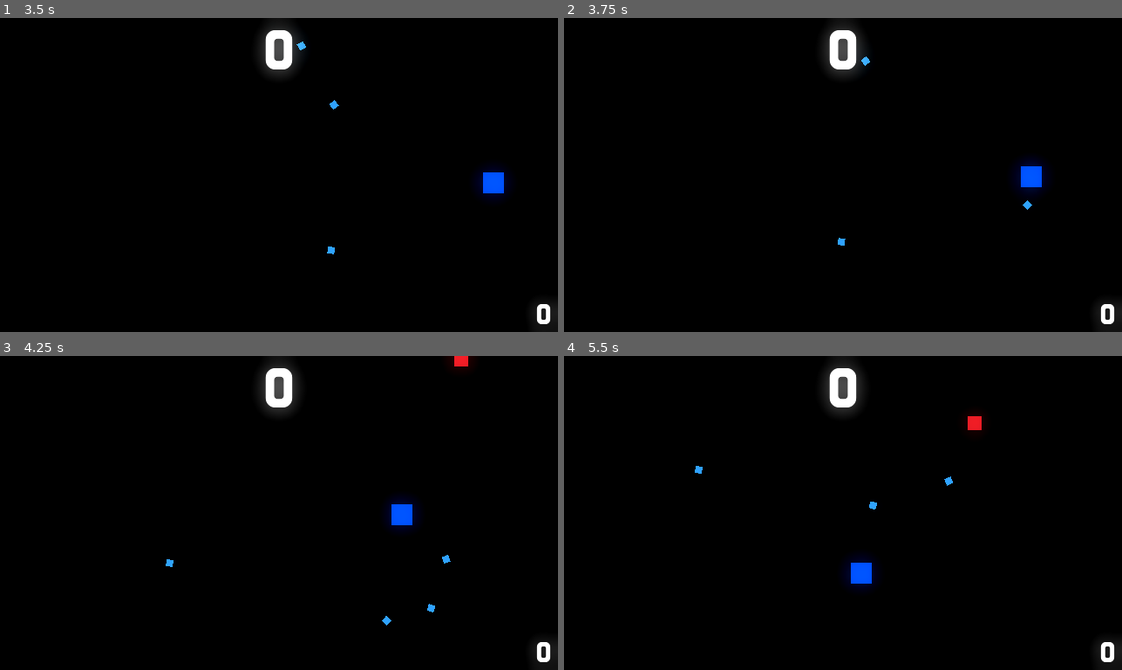
Above: before the commit, frames 1-4 (two rows, left to right).
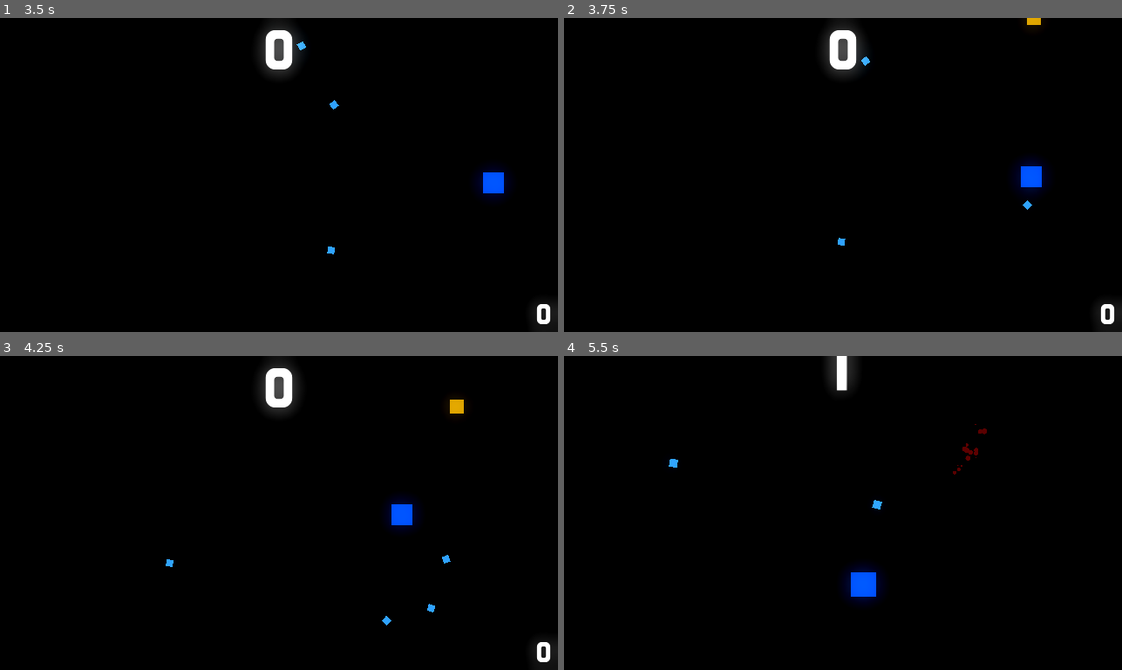
Above: after the commit, the same moments.

Repository: FranciscoBraga/godot_wave_shooter
Game: Godot game, scene res://Arena.tscn
Two runs of this game, one before a commit and one after it. Both use one fixed random seed, a clock stepped at 60 frames per second and the inputs below. Before the commit the project has no main scene; this scene is started directly in both runs.
Inputs (mouse positions are in pixels of both pictures, inside the frame that each line leads up to):
- Up to frame 1 (3.5 s): tap Enter at 0.5 s; move the mouse to (401, 159) at 0.52 s; press the mouse at (401, 159) at 0.53 s; hold Right (direita) 0.53-1.28 s; move the mouse to (167, 190) at 1.27 s; release the mouse at (167, 190) at 1.28 s; hold Down (baixo) 1.28-2.03 s; click (167, 190) at 1.35 s; move the mouse to (334, 105) at 2.02 s; press the mouse at (334, 105) at 2.03 s; hold Right (direita) 2.03-2.78 s; move the mouse to (251, 237) at 2.77 s; release the mouse at (251, 237) at 2.78 s; hold Up (cima) from 2.78 s (still down); click (251, 237) at 2.85 s
- Up to frame 2 (3.75 s): move the mouse to (1010, 222) at 3.52 s; release Up (cima) at 3.53 s; press the mouse at (1010, 222) at 3.53 s; hold Left (esquerda) from 3.53 s (still down)
- Up to frame 3 (4.25 s): keep holding Left (esquerda)
- Up to frame 4 (5.5 s): move the mouse to (675, 465) at 4.27 s; release the mouse at (675, 465) at 4.28 s; click (675, 465) at 4.35 s; move the mouse to (870, 513) at 5.02 s; release Left (esquerda) at 5.03 s; press the mouse at (870, 513) at 5.03 s; hold Down (baixo) from 5.03 s (still down)

Frame 1 is identical in both runs. In frame 2, less than 0.1% of the frame differs, in the area x 82-86%, y 0-3%; in frame 3, 0.2%; in frame 4, 1.9%, in the area x 18-100%, y 0-98%.

Commit message:
criando novos inimigos

Diff:
--- a/Arena.tscn
+++ b/Arena.tscn
@@ -1,8 +1,10 @@
-[gd_scene load_steps=9 format=3 uid="uid://c2kn428jkj10j"]
+[gd_scene load_steps=11 format=3 uid="uid://c2kn428jkj10j"]
 
 [ext_resource type="Script" path="res://script/arena.gd" id="1_bmwtd"]
 [ext_resource type="PackedScene" uid="uid://bophvy4eui2wb" path="res://jogador.tscn" id="1_e83gs"]
+[ext_resource type="PackedScene" uid="uid://bhaiumtr46vjk" path="res://inimigo_1.tscn" id="2_qesk0"]
 [ext_resource type="FontFile" uid="uid://dlnijan2ily6c" path="res://fonts/ROSEMERO.ttf" id="3_2v7qw"]
+[ext_resource type="PackedScene" uid="uid://43p1c42pt5p4" path="res://inimigo_2.tscn" id="3_u0nlt"]
 [ext_resource type="Script" path="res://script/pontos.gd" id="4_5q1gi"]
 [ext_resource type="Script" path="res://script/camera.gd" id="5_0k8tg"]
 [ext_resource type="Script" path="res://script/record.gd" id="5_3ds7r"]
@@ -18,6 +20,7 @@
 
 [node name="Arena" type="Node2D"]
 script = ExtResource("1_bmwtd")
+inimigos = Array[PackedScene]([ExtResource("2_qesk0"), ExtResource("3_u0nlt")])
 
 [node name="Jogador" parent="." instance=ExtResource("1_e83gs")]
 position = Vector2(341, 182)
--- /dev/null
+++ b/inimigo_1.tscn
@@ -0,0 +1,9 @@
+[gd_scene load_steps=2 format=3 uid="uid://bhaiumtr46vjk"]
+
+[ext_resource type="PackedScene" uid="uid://bvk1y1pcaamys" path="res://inimigo_Base.tscn" id="1_jb13r"]
+
+[node name="Inimigo_1" instance=ExtResource("1_jb13r")]
+modulate = Color(2.21401e-06, 0.460767, 0.496488, 1)
+
+[node name="col" parent="hitBox" index="0"]
+modulate = Color(1, 1, 1, 1)
--- /dev/null
+++ b/inimigo_2.tscn
@@ -0,0 +1,9 @@
+[gd_scene load_steps=2 format=3 uid="uid://43p1c42pt5p4"]
+
+[ext_resource type="PackedScene" uid="uid://bvk1y1pcaamys" path="res://inimigo_Base.tscn" id="1_12s3b"]
+
+[node name="Inimigo_2" instance=ExtResource("1_12s3b")]
+modulate = Color(0.823947, 0.607051, 0, 1)
+self_modulate = Color(1, 1, 1, 0.972549)
+velocidade = 120
+hp = 1
--- a/inimigo.tscn
+++ b/inimigo_Base.tscn
@@ -1,13 +1,12 @@
 [gd_scene load_steps=4 format=3 uid="uid://bvk1y1pcaamys"]
 
 [ext_resource type="Texture2D" uid="uid://w5n47sx1ky7c" path="res://anim/Square.png" id="1_fc7l3"]
-[ext_resource type="Script" path="res://script/inimigo.gd" id="2_3t3f7"]
+[ext_resource type="Script" path="res://script/inimigo_base.gd" id="2_3t3f7"]
 
 [sub_resource type="RectangleShape2D" id="RectangleShape2D_aiwn1"]
 size = Vector2(16, 16)
 
-[node name="Inimigo" type="Sprite2D"]
-modulate = Color(0.843137, 0.113725, 0.141176, 1)
+[node name="Inimigo_Base" type="Sprite2D"]
 texture = ExtResource("1_fc7l3")
 script = ExtResource("2_3t3f7")
 
@@ -15,6 +14,7 @@
 
 [node name="col" type="CollisionShape2D" parent="hitBox"]
 shape = SubResource("RectangleShape2D_aiwn1")
+debug_color = Color(1, 1, 1, 0.42)
 
 [node name="timer_recuo" type="Timer" parent="."]
 wait_time = 0.1
--- a/particula_sangue.tscn
+++ b/particula_sangue.tscn
@@ -15,7 +15,6 @@
 initial_velocity_max = 658.0
 scale_amount_min = 0.01
 scale_amount_max = 0.05
-color = Color(0.840938, 0.171253, 7.70092e-07, 1)
 script = ExtResource("2_4xtka")
 
 [node name="timer" type="Timer" parent="."]
--- a/project.godot
+++ b/project.godot
@@ -11,6 +11,7 @@
 [application]
 
 config/name="Novo Projeto de Jogo"
+run/main_scene="res://Arena.tscn"
 config/features=PackedStringArray("4.3", "Forward Plus")
 config/icon="res://icon.svg"
 
--- /dev/null
+++ b/script/Base_Inimigo.gd
@@ -0,0 +1,49 @@
+extends Sprite2D
+
+@export var  velocidade: int = 75
+
+var mov = Vector2.ZERO
+
+var atordoado = false
+
+@export var recuo: int = 600
+
+@export var hp: int = 3
+
+var particula_sangue = preload("res://particula_sangue.tscn")
+
+var cor_atual = modulate
+
+func efeito_camera_inimigo():
+	if hp <= 0 and Global.criacao_no_pai != null :
+		if Global.camera != null:
+			Global.camera.tremer_tela(50,0.1)
+		sangue_inimigo()
+
+func sangue_inimigo():
+	Global.pontos += 1
+	var instacia_particula_sangue = Global.instance_node(particula_sangue,global_position,Global.criacao_no_pai)
+	instacia_particula_sangue.rotation = mov.angle()
+	instacia_particula_sangue.modulate = Color.from_hsv(cor_atual.h,1,0.35)
+	queue_free()
+
+func movimento_basico_inimigo(delta):
+	if Global.jogador != null and atordoado == false:
+		mov = global_position.direction_to(Global.jogador.global_position)
+		global_position += mov * velocidade * delta
+	elif atordoado:
+		mov = lerp(mov,Vector2.ZERO,0.3)
+		global_position += mov  * delta
+
+func _on_hit_box_area_entered(area: Area2D) -> void:
+	if area.is_in_group("dano") and atordoado == false:
+		modulate = Color.WHITE
+		area.get_parent().queue_free()
+		mov = -mov * recuo
+		atordoado = true
+		hp -= 1
+		$timer_recuo.start()
+
+func _on_timer_recuo_timeout() -> void:
+	modulate = cor_atual
+	atordoado = false
--- a/script/arena.gd
+++ b/script/arena.gd
@@ -1,6 +1,6 @@
 extends Node2D
 
-var inimigo_1 = preload("res://inimigo.tscn")
+@export var inimigos: Array[PackedScene]
 
 # Called when the node enters the scene tree for the first time.
 func _ready() -> void:
@@ -17,9 +17,11 @@
 	while posicao_inimigo.x < 640 and posicao_inimigo.x > -80 and posicao_inimigo.y < 360 and posicao_inimigo.y > -45:
 		posicao_inimigo = Vector2(randi_range(-160,670),randi_range(-90,360))
 
-	Global.instance_node(inimigo_1,posicao_inimigo,self)
+	var numero_inimigos = round(randi_range(0,inimigos.size() -1))
+	print(numero_inimigos)
+	Global.instance_node(inimigos[numero_inimigos],posicao_inimigo,self)
 
 
 func _on_timer_dificuldade_timeout() -> void:
 	if $timer_spawn_inimigo.wait_time > 0.50:
-		$timer_spawn_inimigo.wait_time -= 0.10
+		$timer_spawn_inimigo.wait_time -= 0.025
--- a/script/camera.gd
+++ b/script/camera.gd
@@ -20,7 +20,7 @@
 		randi_range(-intesidade_tremor_camera, intesidade_tremor_camera)) * delta
 
 func tremer_tela(intesidade, tempo):
-	zoom = Vector2(1,1) - Vector2(intesidade * 0.02, intesidade * 0.02)
+	zoom = Vector2(1,1) + Vector2(intesidade * 0.02, intesidade * 0.02)
 	intesidade_tremor_camera = intesidade
 	$timer_camera.wait_time = tempo
 	$timer_camera.start()
--- a/script/inimigo.gd
+++ /dev/null
@@ -1,44 +0,0 @@
-extends Sprite2D
-
-var velocidade = 75
-var mov = Vector2.ZERO
-var atordoado = false
-var recuo = 6
-var hp = 3
-
-var particula_sangue = preload("res://particula_sangue.tscn")
-
-# Called when the node enters the scene tree for the first time.
-func _ready() -> void:
-	pass # Replace with function body.
-
-# Called every frame. 'delta' is the elapsed time since the previous frame.
-func _process(delta: float) -> void:
-	if Global.jogador != null and atordoado == false:
-		mov = global_position.direction_to(Global.jogador.global_position)
-	elif atordoado:
-		mov = lerp(mov,Vector2.ZERO,0.3)
-
-	global_position += mov *velocidade * delta
-
-	if hp <= 0 and Global.criacao_no_pai != null :
-		if Global.camera != null:
-			Global.camera.tremer_tela(50,0.1)
-		Global.pontos += 1
-		var instacia_particula_sangue = Global.instance_node(particula_sangue,global_position,Global.criacao_no_pai)
-		instacia_particula_sangue.rotation = mov.angle()
-		queue_free()
-
-func _on_hit_box_area_entered(area: Area2D) -> void:
-	if area.is_in_group("dano") and atordoado == false:
-		modulate = Color.WHITE
-		area.get_parent().queue_free()
-		mov = -mov * recuo
-		atordoado = true
-		hp -= 1
-		$timer_recuo.start()
-
-
-func _on_timer_recuo_timeout() -> void:
-	modulate = Color("d71d24")
-	atordoado = false
--- /dev/null
+++ b/script/inimigo_base.gd
@@ -0,0 +1,11 @@
+extends "res://script/Base_Inimigo.gd"
+
+
+# Called when the node enters the scene tree for the first time.
+func _ready() -> void:
+	pass # Replace with function body.
+
+# Called every frame. 'delta' is the elapsed time since the previous frame.
+func _process(delta: float) -> void:
+	movimento_basico_inimigo(delta)
+	efeito_camera_inimigo()
--- a/script/particula_sangue.gd
+++ b/script/particula_sangue.gd
@@ -4,12 +4,6 @@
 # Called when the node enters the scene tree for the first time.
 func _ready() -> void:
 	pass # Replace with function body.
-
-
-# Called every frame. 'delta' is the elapsed time since the previous frame.
-func _process(delta: float) -> void:
-	pass
-
 
 func _on_timer_timeout() -> void:
 	set_process(false)
